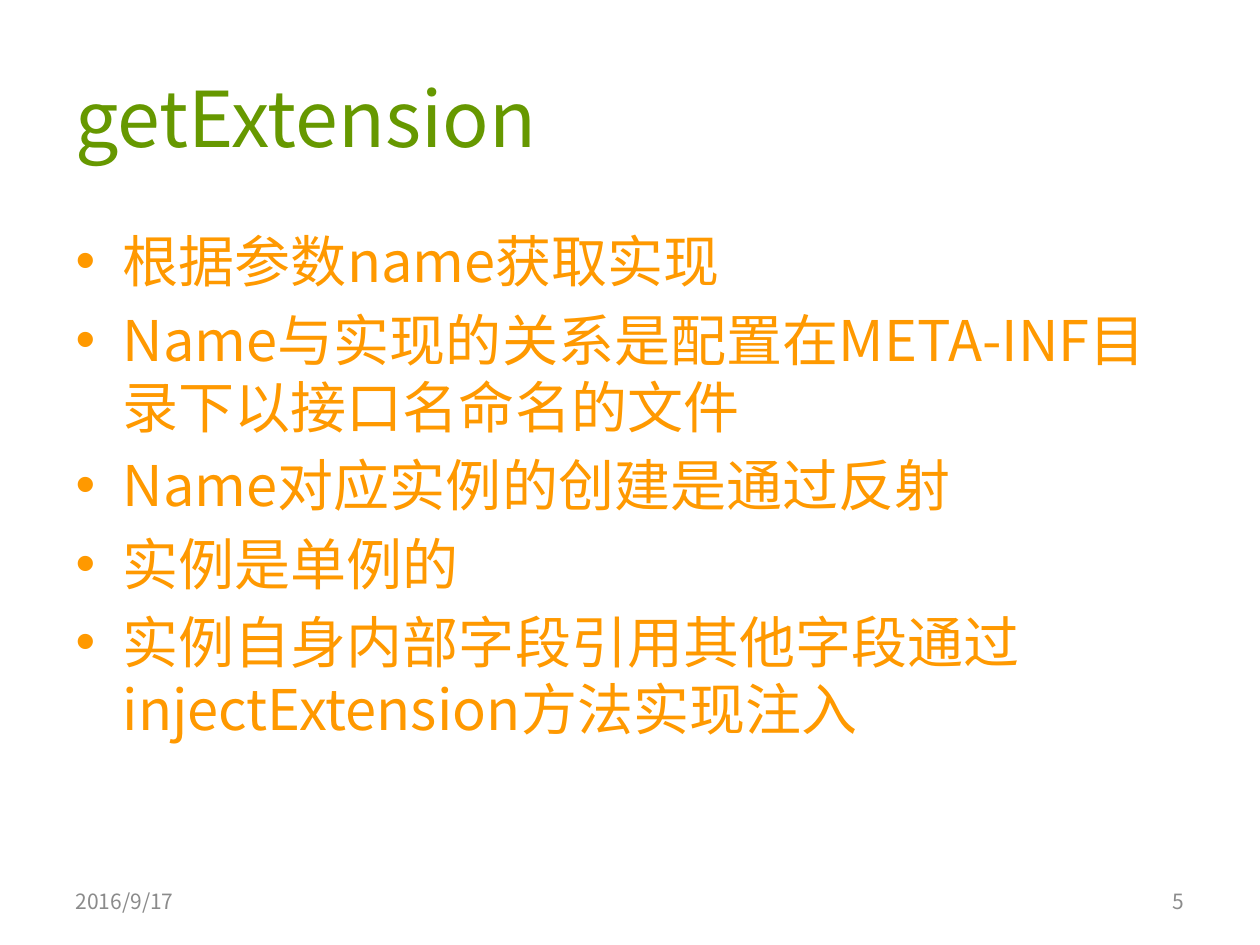
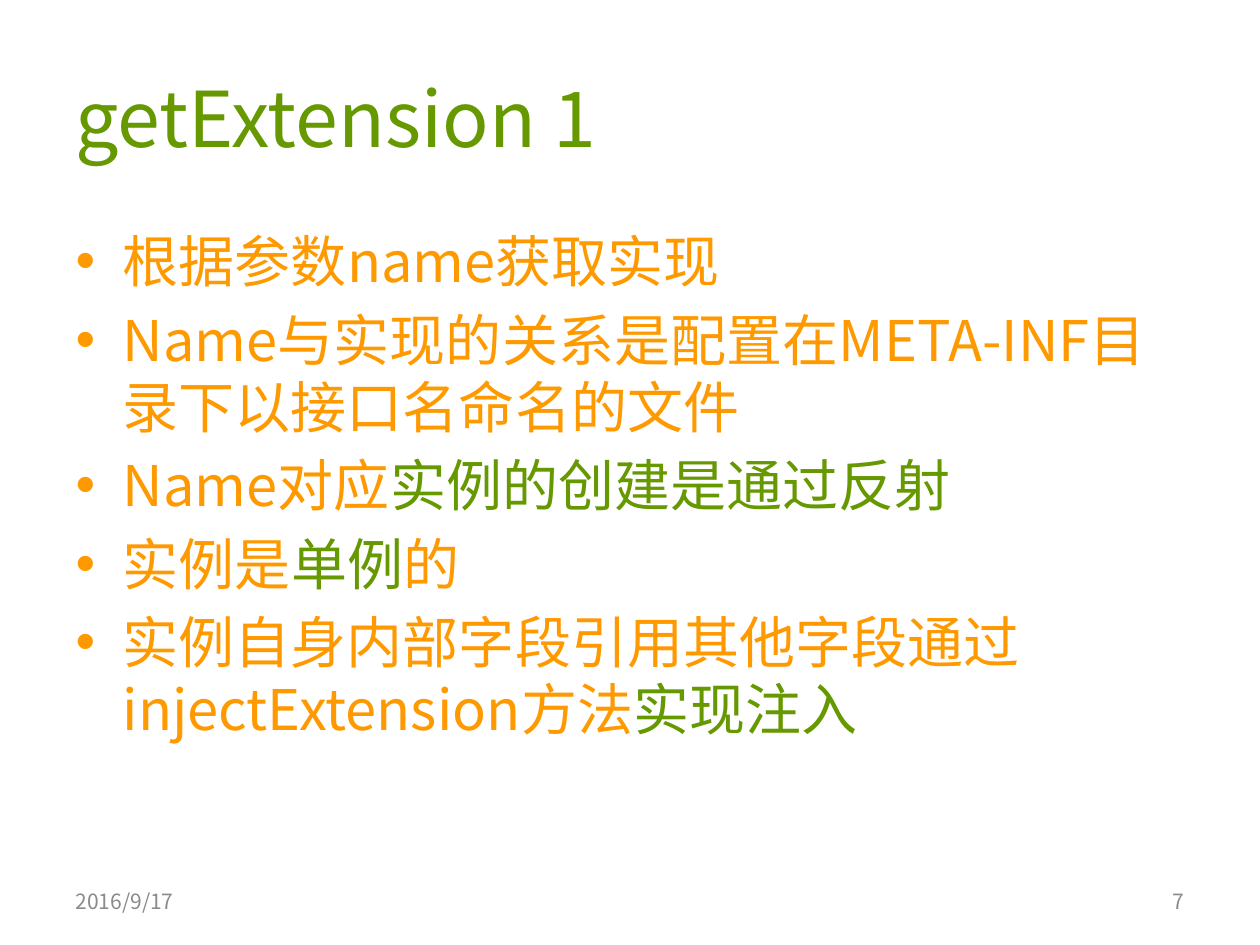
Before and after one commit to AmarRocks/demo, a slide deck: slide 7 of 04.dubbo_demo/document/dubbo源码分析3-扩展点.pptx (slide 5 before the commit). Drawn at 1260x945 pixels with LibreOffice and Linux fonts; fonts in the diff are those of the drawing. Boxes give left, top, right and bottom in pixels: in the first picture for what was removed or moved away, otherwise in the second. Text is boxed around its words. In the diff, an @@ line names an element or a change of style, - is before the commit and + after.

```diff
--- a/04.dubbo_demo/document/dubbo源码分析3-扩展点.pptx
+++ b/04.dubbo_demo/document/dubbo源码分析3-扩展点.pptx
@@ title at [76, 87, 596, 166]: text changed @@
-getExtension
+getExtension 1
@@ text at [123, 458, 1019, 744]: text colour #FF9900 to #669800 in "Name对应实例的创建是通过反射", "实例是单例的", "实例自身内部字段引用其他字段通过injectExtension方法实现注入" @@
@@ page number at [1173, 893, 1185, 909]: text changed @@
-5
+7
```
Also in this commit, not shown: 2 other slides changed, 4 slides added, 3 other files.
